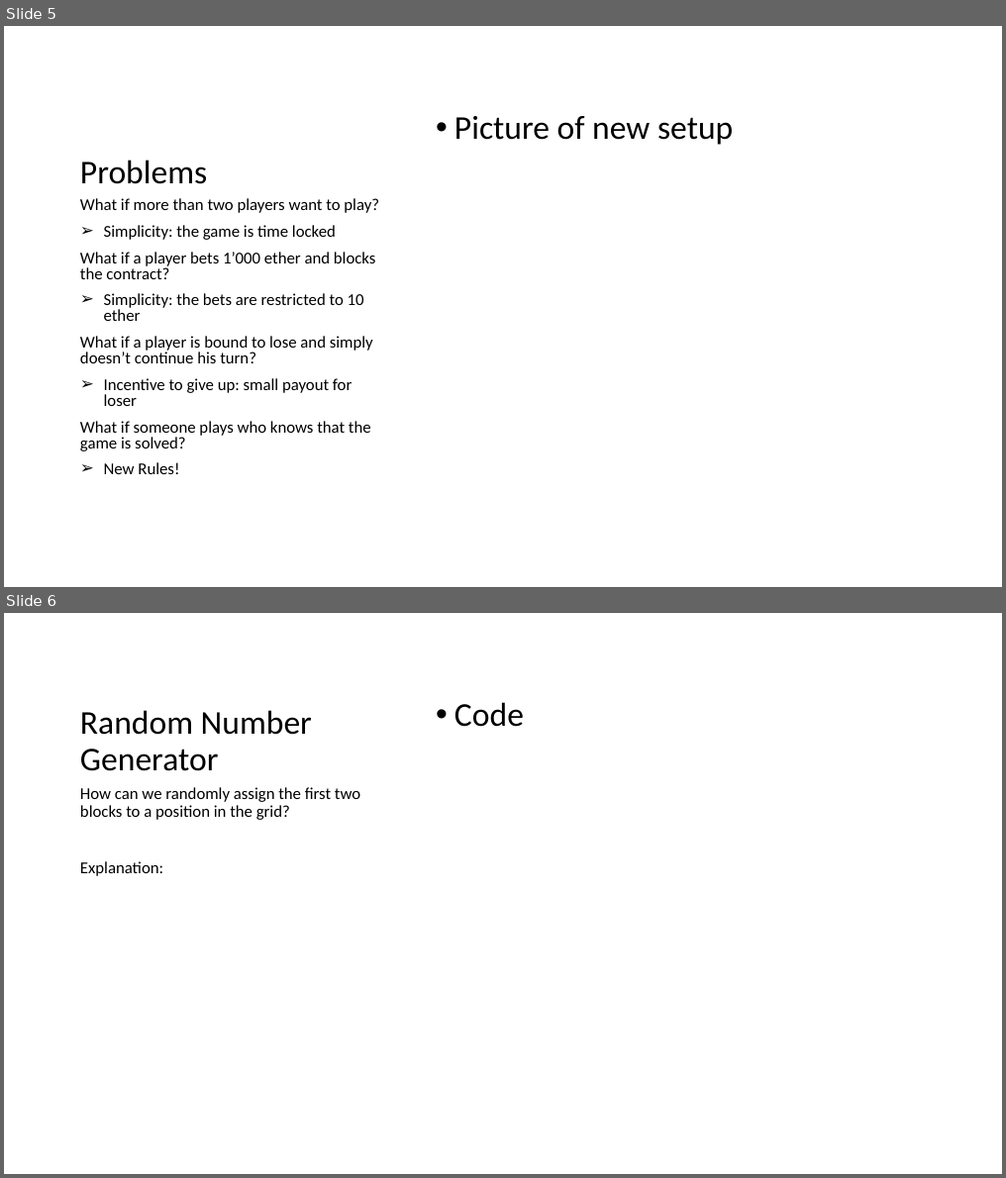
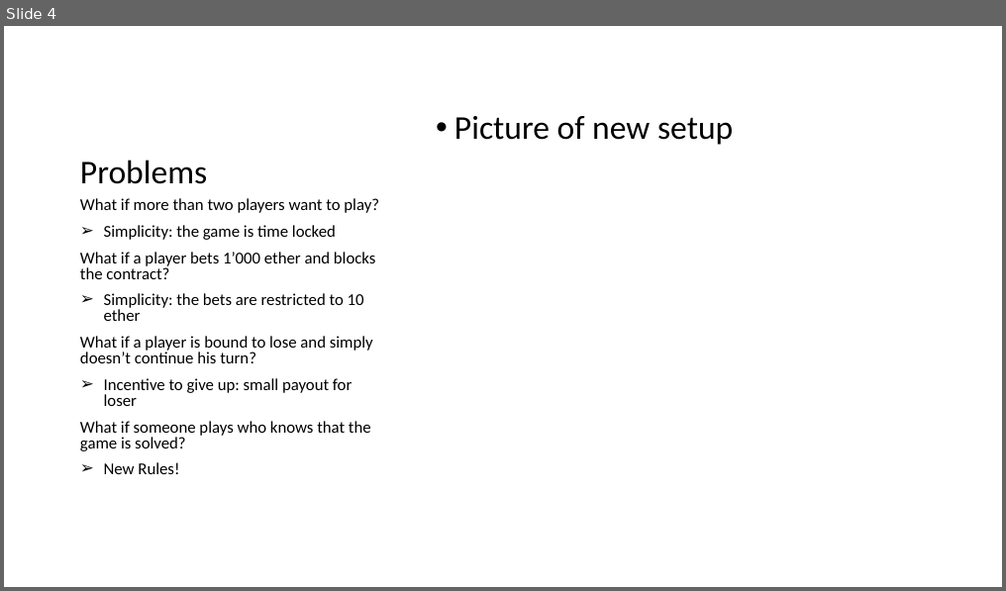
Before and after one commit to matnad/vierGewinntSC, a slide deck: Draft_WIP.pptx. Shown one above the other, each under a label of ours: slides 5 and 6 before the commit, slide 4 after it. The pictures are 1006x1178 and 1006x591 pixels, drawn with LibreOffice and Linux fonts; fonts in the diff are those of the drawing. Boxes give left, top, right and bottom in pixels: in the first picture for what was removed or moved away, otherwise in the second. Text is boxed around its words. In the diff, an @@ line names an element or a change of style, - is before the commit and + after.

```diff
--- a/Draft_WIP.pptx
+++ b/Draft_WIP.pptx
@@ slide 6 removed at bbox=[4, 613, 1002, 1174], background #FFFFFF @@
@@ title removed at bbox=[80, 710, 312, 771] @@
-Random Number Generator
@@ text removed at bbox=[454, 702, 524, 727] @@
-• Code
@@ text removed at bbox=[80, 787, 360, 876] @@
-How can we randomly assign the first two blocks to a position in the grid?
-Explanation:
@@ what was slide 5 is now slide 4 @@
```
Also in this commit, not shown: 2 slides changed, 1 slide added.
